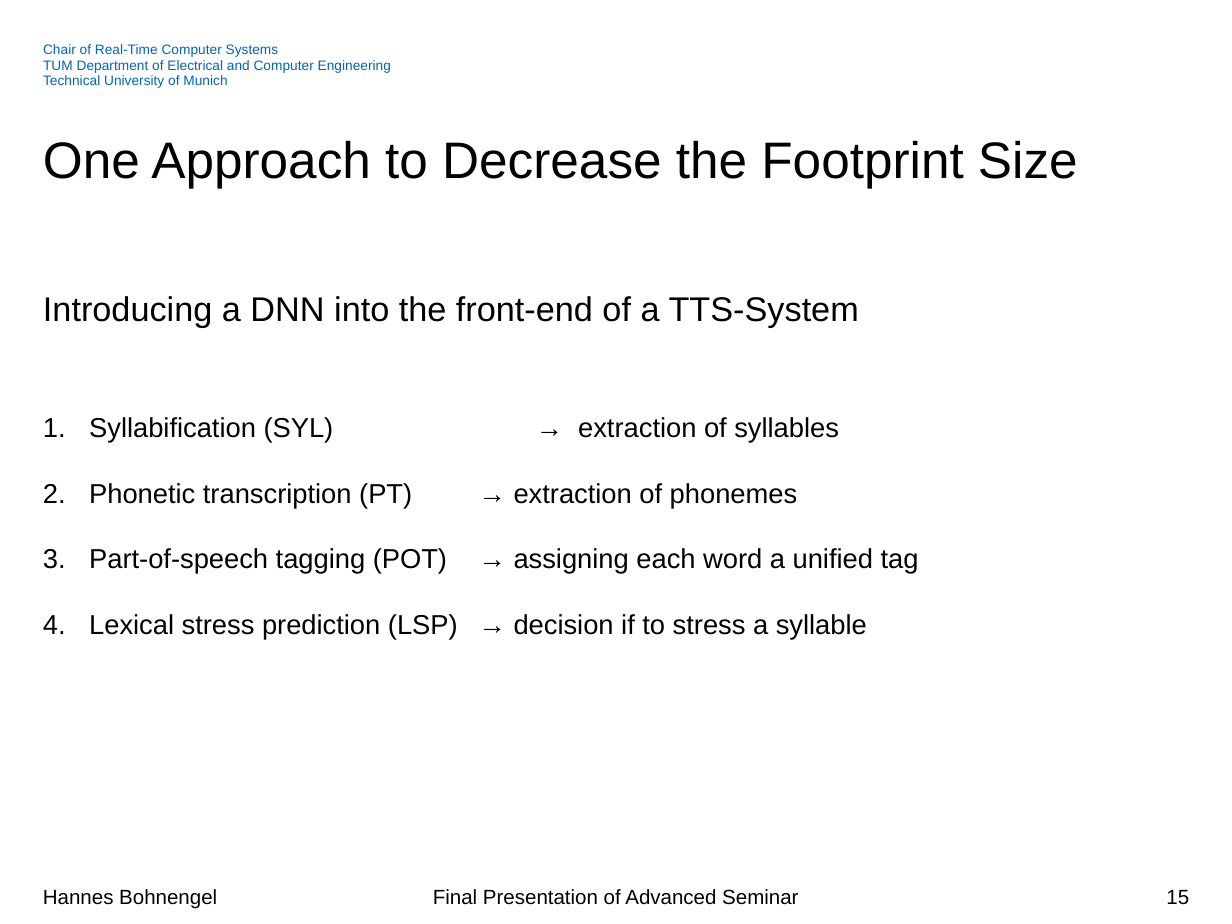
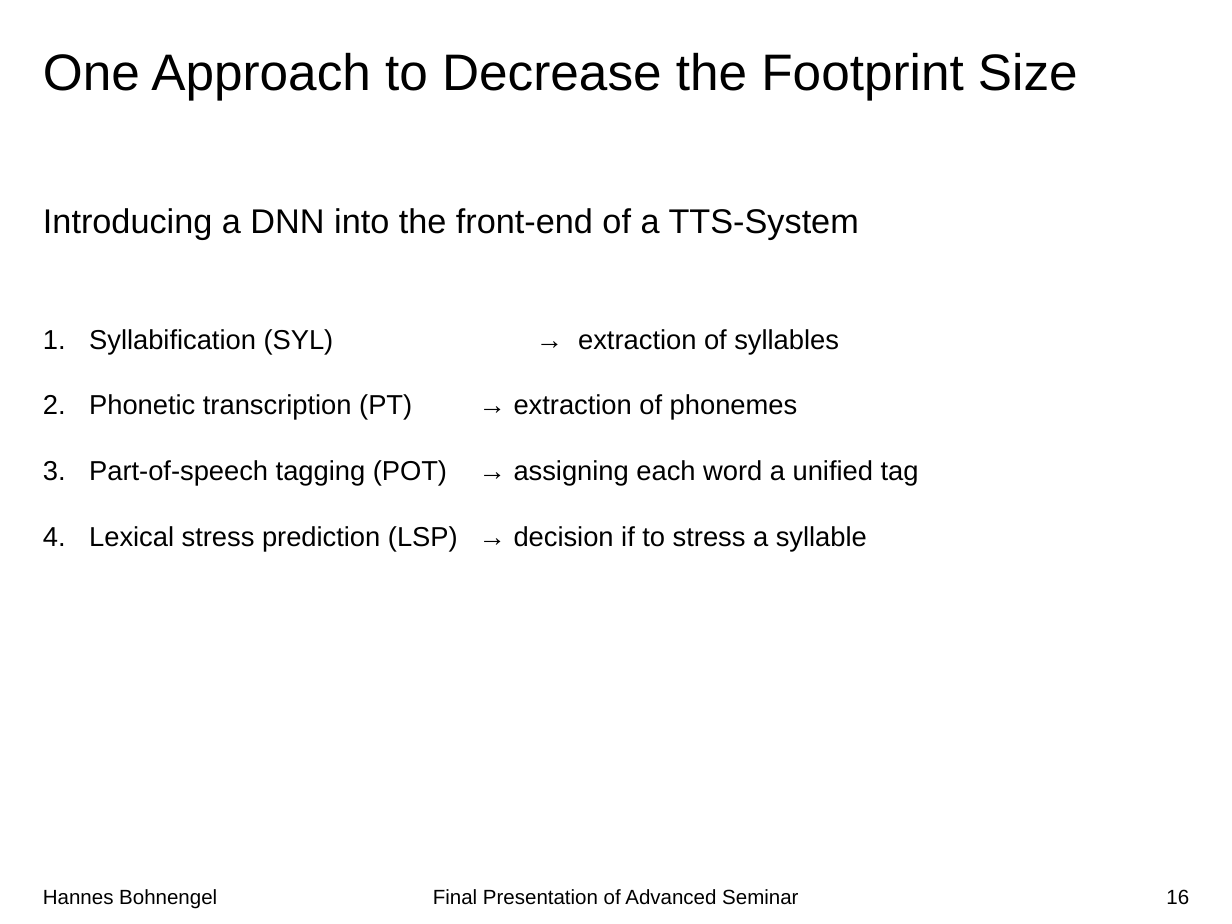
Before and after one commit to hannesb0/deeplearning, a slide deck: slide 16 of pres/Final_Presentation_V02.pptx (slide 15 before the commit). Drawn at 1232x924 pixels with LibreOffice and Linux fonts; fonts in the diff are those of the drawing; background and template pictures are left out. Boxes give left, top, right and bottom in pixels: in the first picture for what was removed or moved away, otherwise in the second. Text is boxed around its words. In the diff, an @@ line names an element or a change of style, - is before the commit and + after.

```diff
--- a/pres/Final_Presentation_V02.pptx
+++ b/pres/Final_Presentation_V02.pptx
@@ title "One Approach to Decrease the ...": place and size @@
-title "One Approach to Decrease the ..." at bbox=[43, 140, 1078, 188]
+title "One Approach to Decrease the ..." at bbox=[43, 52, 1078, 100]
@@ text removed at bbox=[43, 44, 391, 88] @@
-Chair of Real-Time Computer Systems
-TUM Department of Electrical and Computer Engineering
-Technical University of Munich
@@ text "Introducing a DNN into the ...": place and size @@
-text "Introducing a DNN into the ..." at bbox=[43, 296, 919, 640]
+text "Introducing a DNN into the ..." at bbox=[43, 208, 919, 552]
@@ page number at bbox=[1166, 889, 1189, 905]: text changed @@
-15
+16
```
Also in this commit, not shown: 22 other slides changed, 1 slide added, 6 other files.
